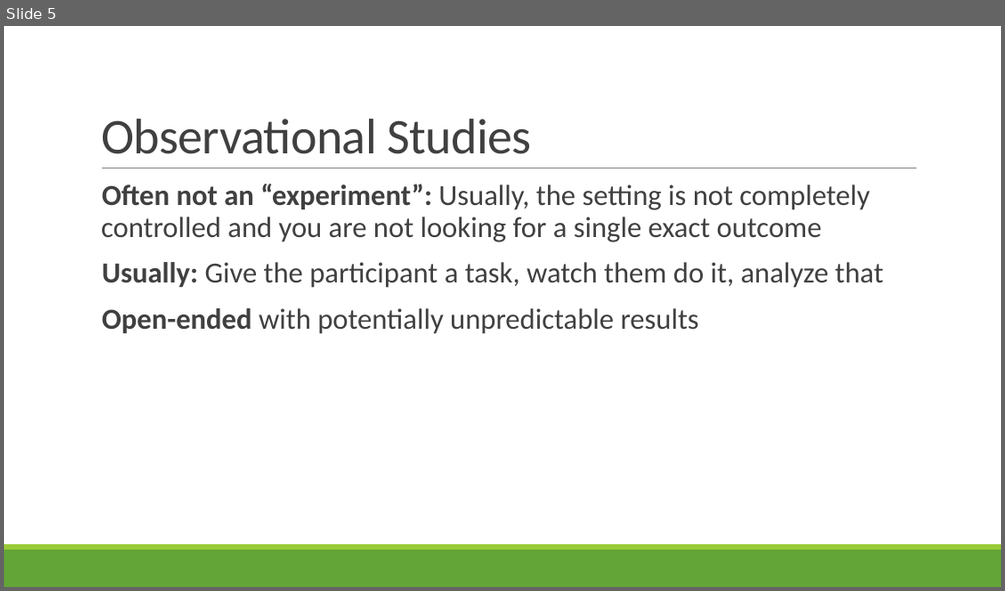
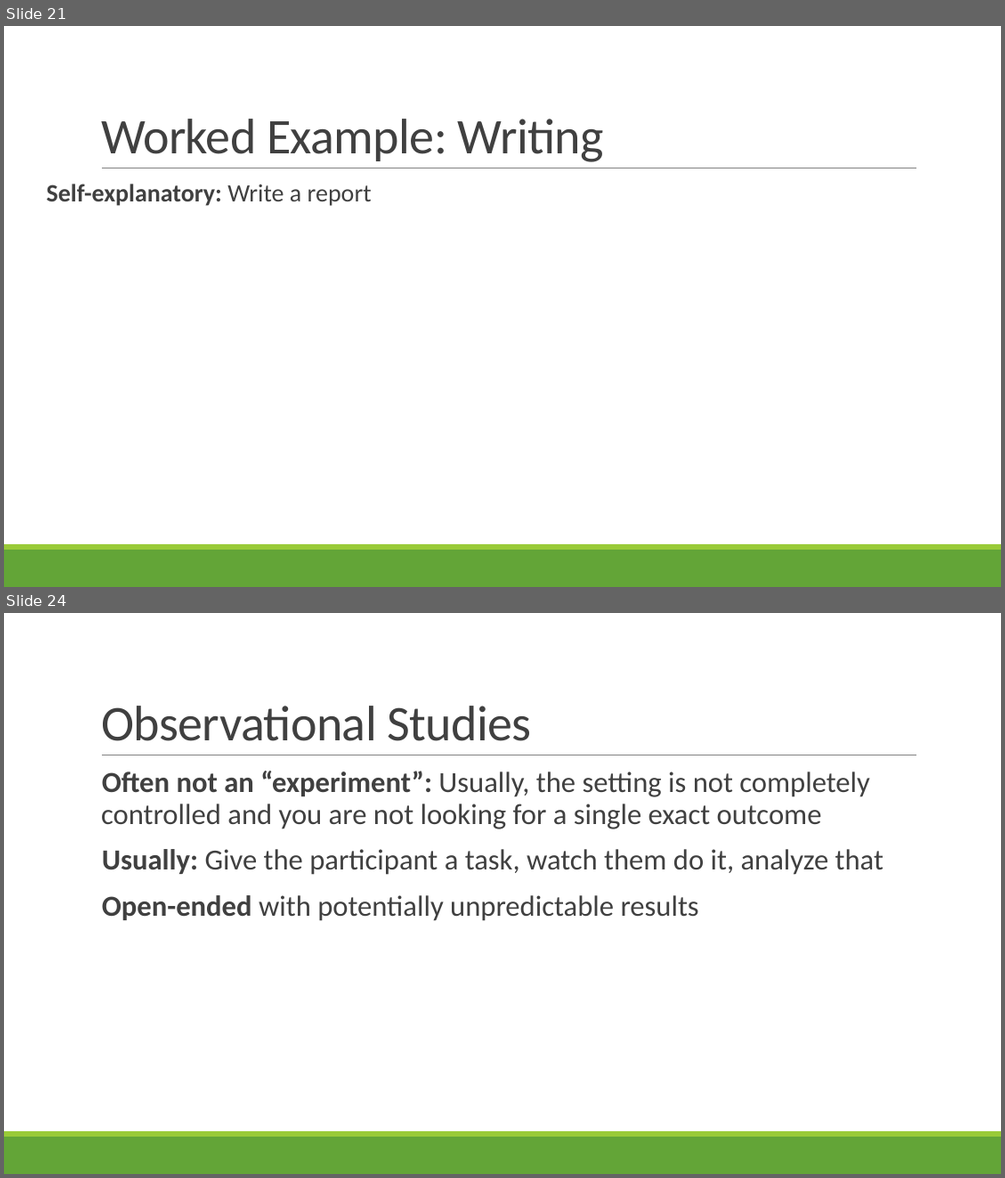
Before and after one commit to rbohrer/pl-course, a slide deck: LectureSlides/09Design3.pptx. Shown one above the other, each under a label of ours: slide 5 before the commit, slides 21 and 24 after it; the slides between them are not shown. The pictures are 1005x591 and 1005x1178 pixels, drawn with LibreOffice and Linux fonts; fonts in the diff are those of the drawing. Boxes give left, top, right and bottom in pixels: in the first picture for what was removed or moved away, otherwise in the second. Text is boxed around its words. In the diff, an @@ line names an element or a change of style, - is before the commit and + after.

```diff
--- a/LectureSlides/09Design3.pptx
+++ b/LectureSlides/09Design3.pptx
@@ slide 21 added at [4,26,1001,587], background #FFFFFF; not listed: 3 template elements that a slide beside it also shows @@
@@ title added at [101,119,604,162], 48 pt, text #404040 @@
+Worked Example: Writing
@@ text added at [47,184,372,206], 24 pt, text #404040, bold @@
+  Self-explanatory: Write a report
@@ what was slide 5 is now slide 24 @@
```
Also in this commit, not shown: 2 slides changed, 17 other slides added, 2 slides removed.
